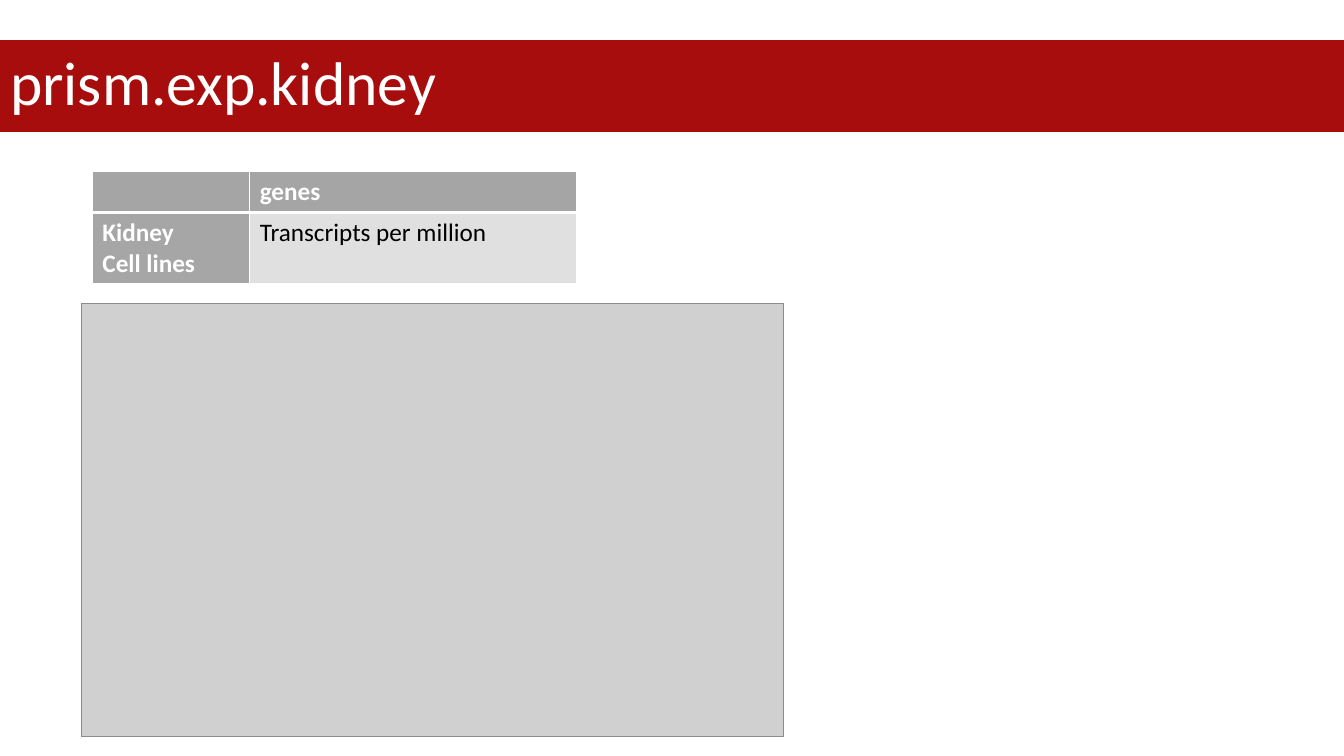
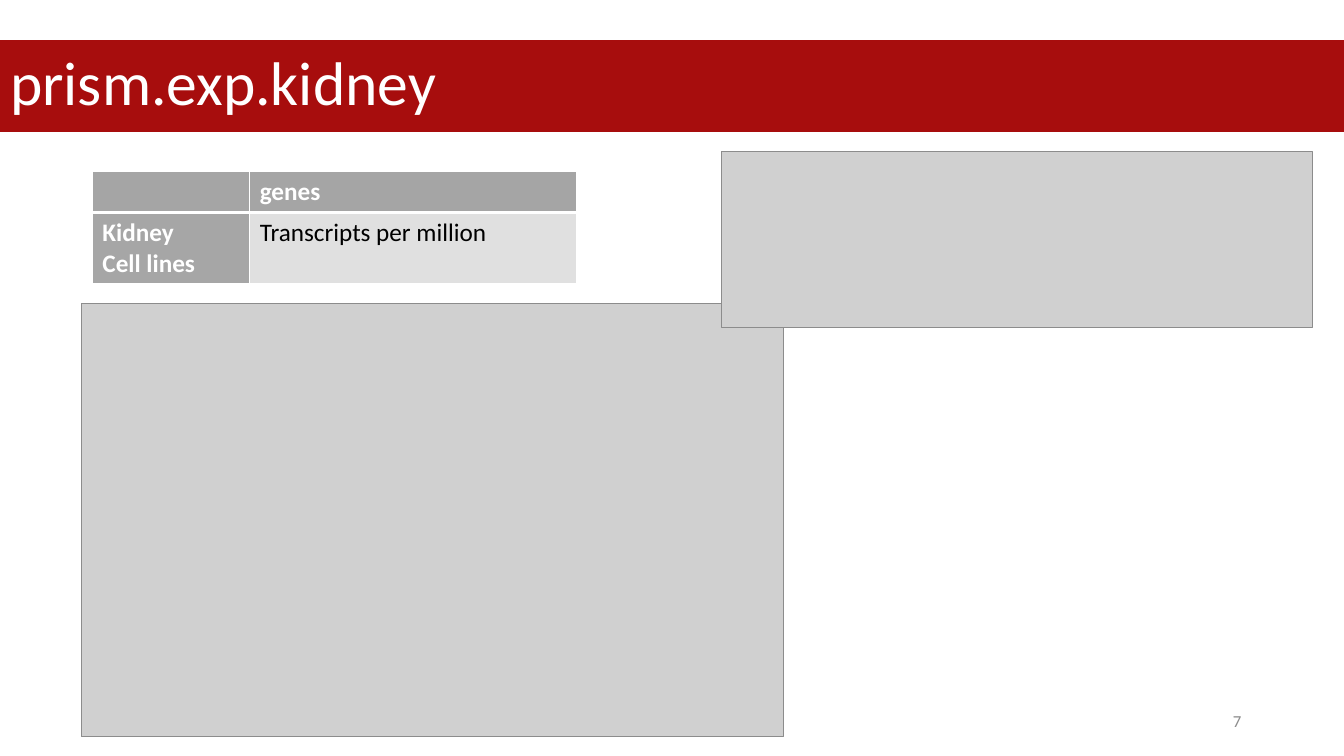
Before and after one commit to datascience-mobi-2023/topic05_team02, a slide deck: slide 7 of project proposal.pptx (slide 8 before the commit). Drawn at 1344x756 pixels with LibreOffice and Linux fonts; fonts in the diff are those of the drawing; grey boxes stand for pictures. Boxes give left, top, right and bottom in pixels: in the first picture for what was removed or moved away, otherwise in the second. Text is boxed around its words. In the diff, an @@ line names an element or a change of style, - is before the commit and + after.

```diff
--- a/project proposal.pptx
+++ b/project proposal.pptx
@@ picture added at box(722, 152, 1313, 328) @@
@@ page number added at box(1233, 716, 1241, 727), 12 pt, text #8C8C8C @@
+7
```
Also in this commit, not shown: 9 other slides changed, 6 slides added, 5 slides removed.
